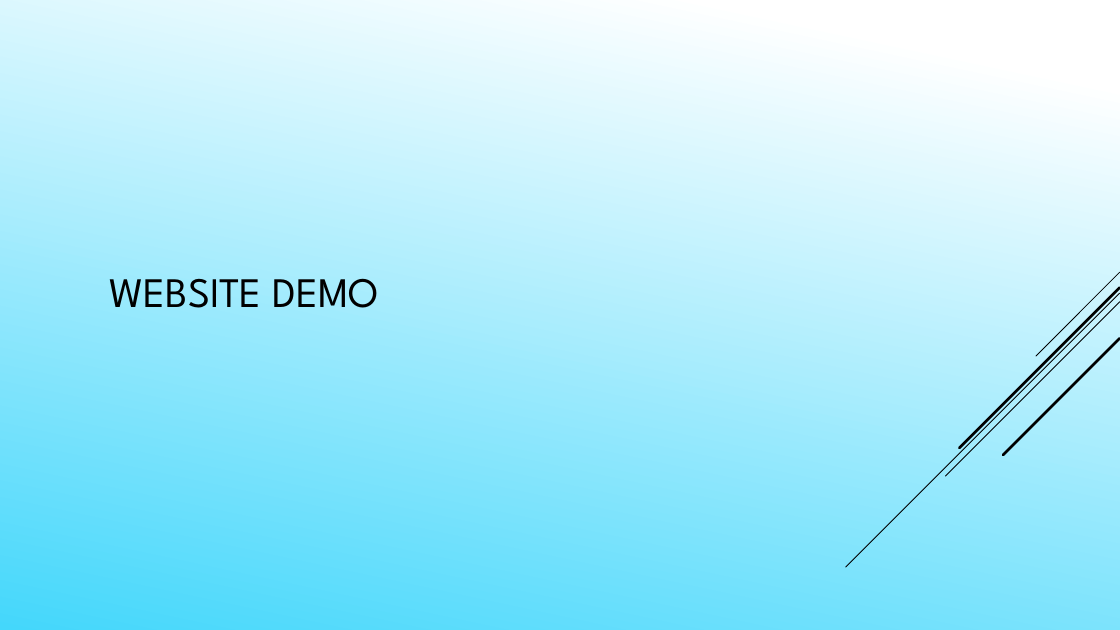
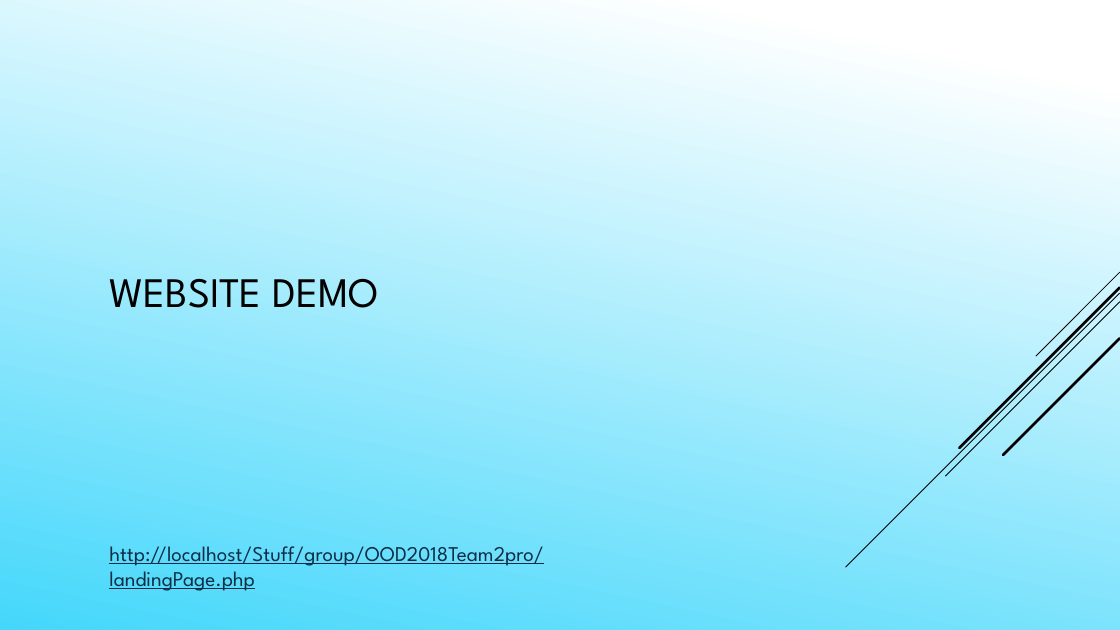
Before and after one commit to Daefikio/OOD2018Team2pro, a slide deck: slide 7 of Presentation Powerpoint.pptx. Drawn at 1120x630 pixels with LibreOffice and Linux fonts; fonts in the diff are those of the drawing. Boxes give left, top, right and bottom in pixels: in the first picture for what was removed or moved away, otherwise in the second. Text is boxed around its words. In the diff, an @@ line names an element or a change of style, - is before the commit and + after.

```diff
--- a/Presentation Powerpoint.pptx
+++ b/Presentation Powerpoint.pptx
@@ text added at (109,546,543,591), 18 pt, text #0D2E46, underline @@
+http://localhost/Stuff/group/OOD2018Team2pro/landingPage.php
```
Also in this commit, not shown: 9 other slides changed, 3 slides added, 2 slides removed, 1 other file.
